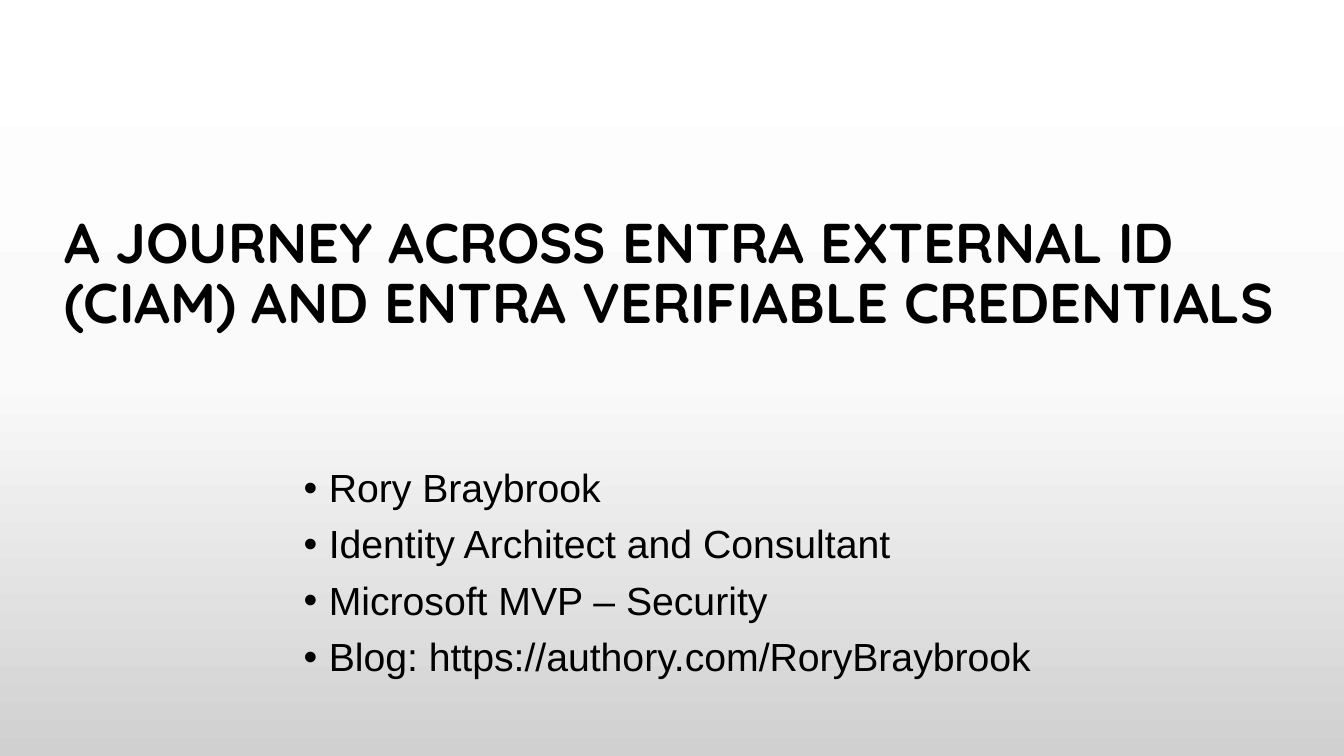
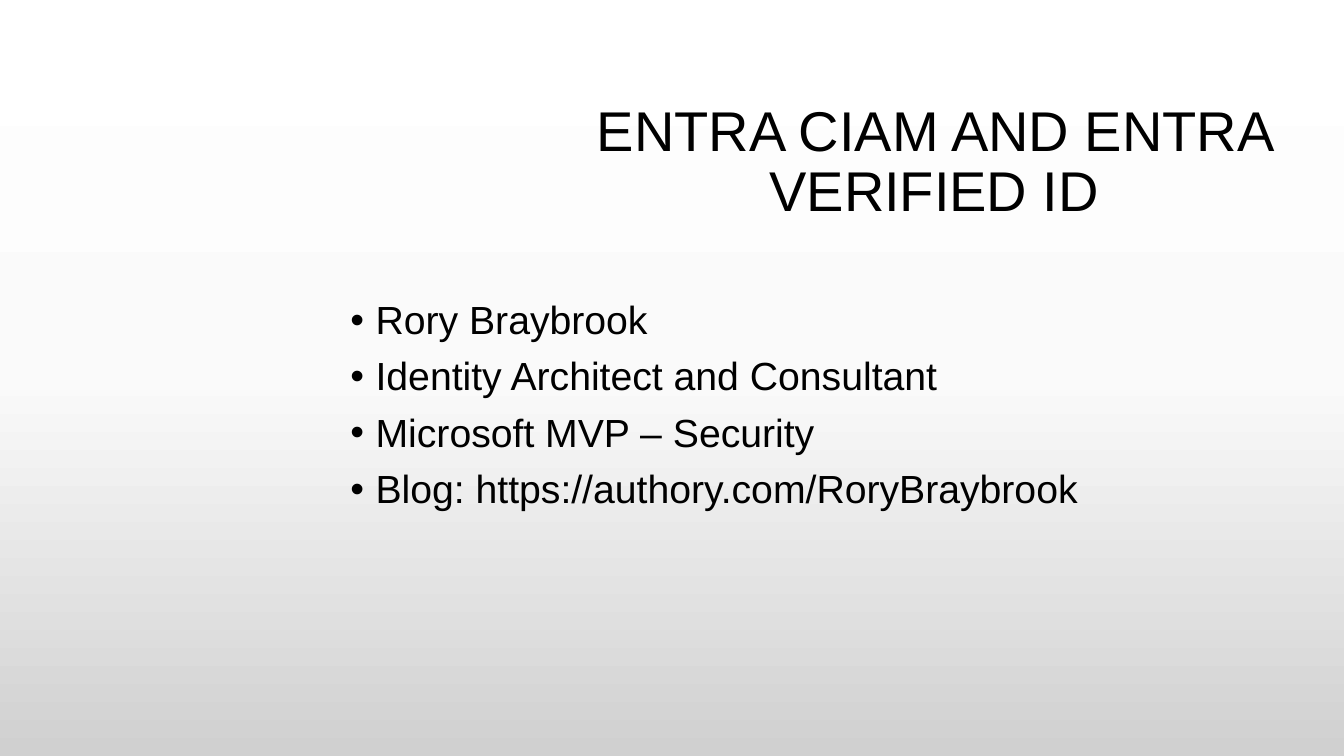
Before and after one commit to rbrayb/Presentations, a slide deck: slide 1 of Entra-CIAM-and-VC/Entra-CIAM-and-VC.pptx. Drawn at 1344x756 pixels with LibreOffice and Linux fonts; fonts in the diff are those of the drawing; background and template pictures are left out. Boxes give left, top, right and bottom in pixels: in the first picture for what was removed or moved away, otherwise in the second. Text is boxed around its words. In the diff, an @@ line names an element or a change of style, - is before the commit and + after.

```diff
--- a/Entra-CIAM-and-VC/Entra-CIAM-and-VC.pptx
+++ b/Entra-CIAM-and-VC/Entra-CIAM-and-VC.pptx
@@ title at [597, 112, 1275, 211]: text changed; font Quicksand to Arial; bold off @@
-A JOURNEY ACROSS ENTRA EXTERNAL ID (CIAM) AND ENTRA VERIFIABLE CREDENTIALS
+ENTRA CIAM AND ENTRA VERIFIED ID
@@ text "Rory Braybrook": place and size @@
-text "Rory Braybrook" at [329, 473, 1031, 679]
+text "Rory Braybrook" at [376, 305, 1078, 511]
```
Also in this commit, not shown: 2 other slides changed, 3 slides added, 15 slides removed, 1 other file.
